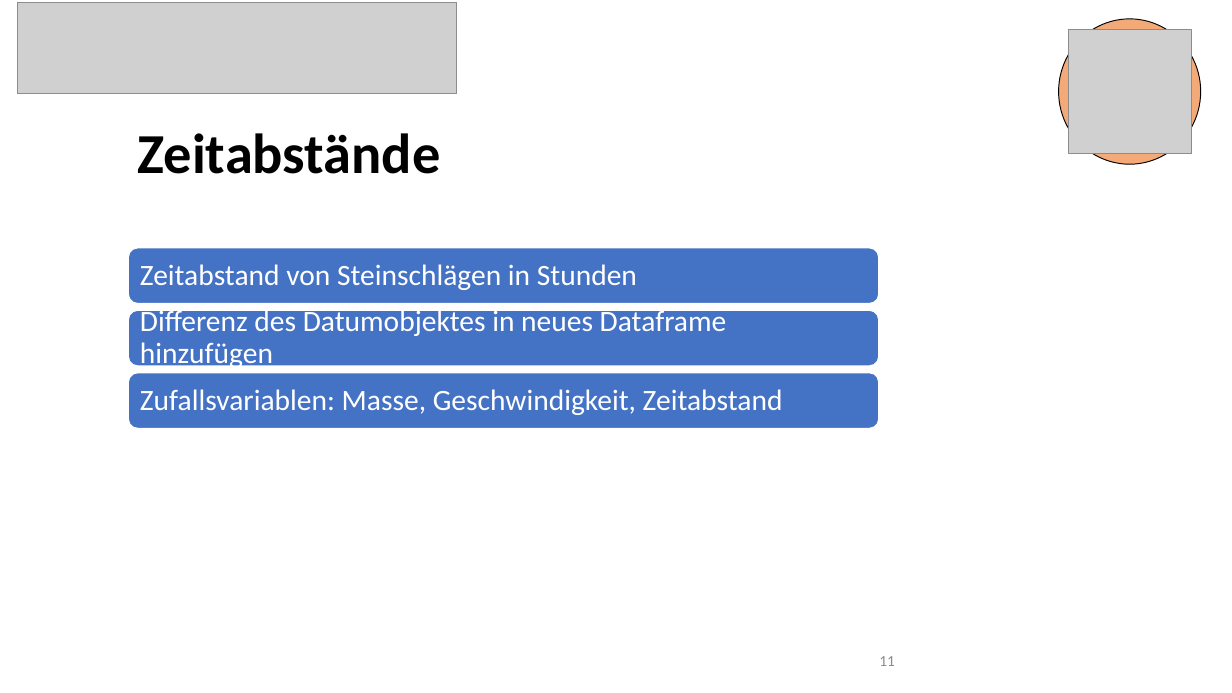
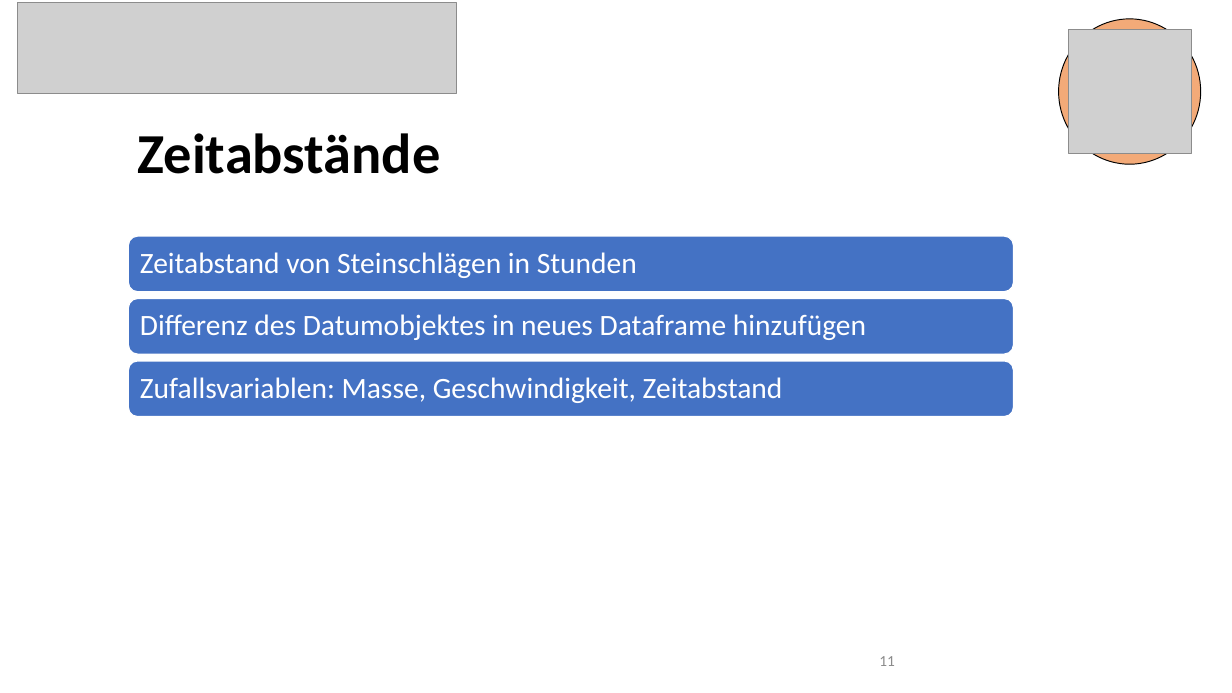
Before and after one commit to 7ben18/FHNW_Steinschlagrisiko, a slide deck: slide 11 of Praesentation/Steinschlagrisiko_Präsentation.pptx. Drawn at 1232x693 pixels with LibreOffice and Linux fonts; fonts in the diff are those of the drawing; grey boxes stand for pictures. Boxes give left, top, right and bottom in pixels: in the first picture for what was removed or moved away, otherwise in the second. Text is boxed around its words. In the diff, an @@ line names an element or a change of style, - is before the commit and + after.

```diff
--- a/Praesentation/Steinschlagrisiko_Präsentation.pptx
+++ b/Praesentation/Steinschlagrisiko_Präsentation.pptx
@@ rounded rectangle: place and size @@
-rounded rectangle at (128,248,879,303)
+rounded rectangle at (128,236,1014,291)
@@ text "Zeitabstand von Steinschlägen in Stunden": place and size @@
-text "Zeitabstand von Steinschlägen in Stunden" at (140,264,637,290)
+text "Zeitabstand von Steinschlägen in Stunden" at (140,252,637,278)
@@ rounded rectangle: place and size @@
-rounded rectangle at (128,311,879,366)
+rounded rectangle at (128,299,1014,354)
@@ text "Differenz des Datumobjektes in neues ..." rewrapped from (140,307,727,371) to (140,314,866,340) @@
@@ rounded rectangle: place and size @@
-rounded rectangle at (128,372,879,428)
+rounded rectangle at (128,361,1014,417)
@@ text "Zufallsvariablen: Masse, Geschwindigkeit, Zeitabstand": place and size @@
-text "Zufallsvariablen: Masse, Geschwindigkeit, Zeitabstand" at (140,389,783,415)
+text "Zufallsvariablen: Masse, Geschwindigkeit, Zeitabstand" at (140,377,783,403)
```
Also in this commit, not shown: 14 other slides changed.
